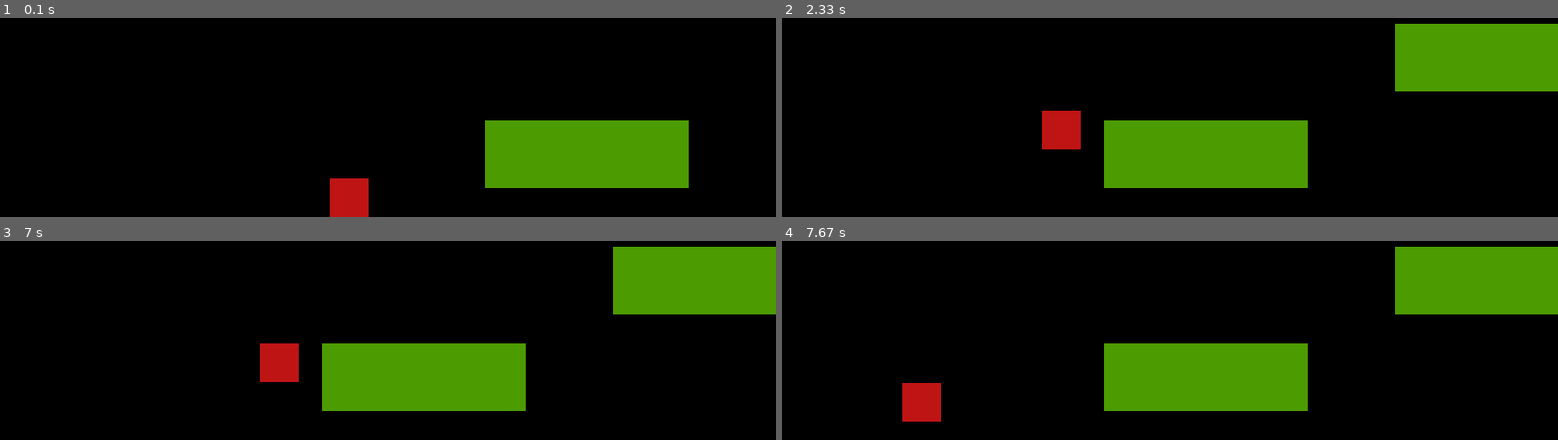
Above: before the commit, frames 1-4 (two rows, left to right).
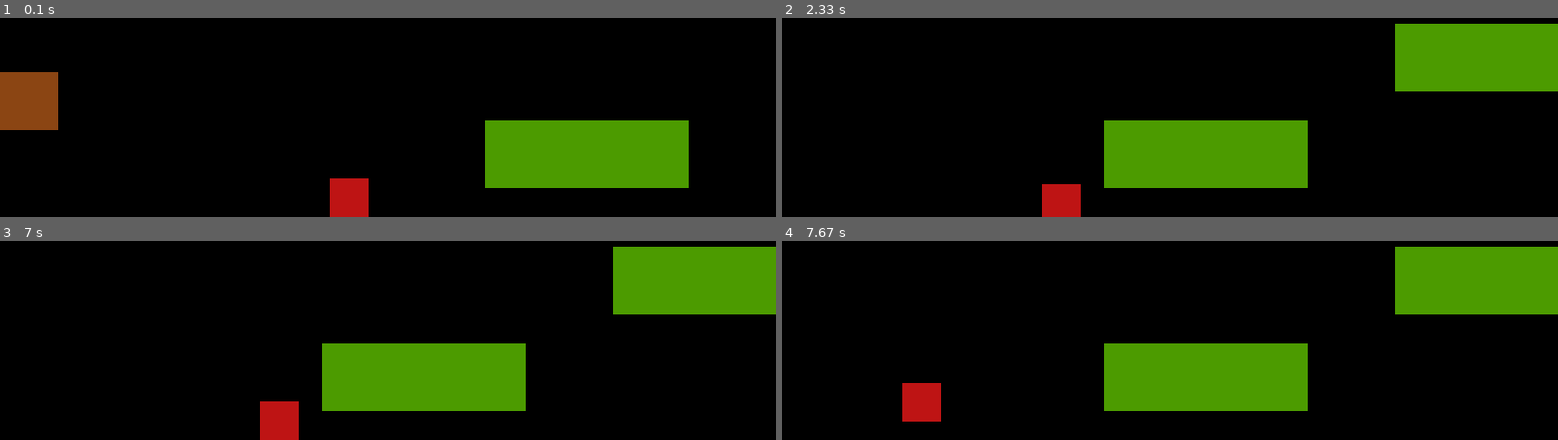
Above: after the commit, the same moments.

Repository: kerfootj/pygames
Game: pygame game, started from Platformer/platformer.py
Same seed, same stepped clock (60 frames per second), same inputs: the game is played once before the commit and once after it.
Inputs:
- Up to frame 1 (0.1 s): no input
- Up to frame 2 (2.33 s): hold Right 0.33-0.8 s; hold Up 0.83-1.13 s; hold Right 1.17-1.63 s; hold Left 1.67-2.2 s; hold Down from 2.23 s (still down)
- Up to frame 3 (7 s): release Down at 2.53 s; hold Left 2.57-2.97 s; hold Up 3-3.37 s; hold Right 3.4-4.03 s; hold Left 4.47-4.93 s; hold Right 4.97-5.43 s; hold Up 5.47-5.77 s; hold Right 5.8-6.27 s; hold Left 6.3-6.83 s; hold Down from 6.87 s (still down)
- Up to frame 4 (7.67 s): release Down at 7.17 s; hold Left 7.2-7.6 s; hold Up from 7.63 s (still down)

The runs differ from the first frame. In frame 1, 2.2% of the frame differs, in the area x 0-8%, y 27-57%; in frame 2, 1.8%; in frame 3, 1.9%; in frame 4, nothing differs.

Commit message:
added breakable blocks and ground pound

Diff:
--- a/Platformer/blocks/__init__.py
+++ b/Platformer/blocks/__init__.py
@@ -2,3 +2,4 @@
 
 from blocks.platform import Platform
 from blocks.moving_platform import MovingPlatform
+from blocks.breakable_platform import BreakablePlatform
--- a/Platformer/blocks/moving_platform.py
+++ b/Platformer/blocks/moving_platform.py
@@ -13,7 +13,6 @@
 	boundary_right = 0
 
 	player = None
-
 	level = None
 
 	def update(self):
@@ -34,16 +33,13 @@
 		self.rect.y += self.change_y
 
 		# Check and see if we the player
-		hit = pygame.sprite.collide_rect(self, self.player)
-		if hit:
-			# We did hit the player. Shove the player around and
-			# assume he/she won't hit anything else.
+		# TODO going up player clipps with platform
+		if self.change_y != 0:
+			if self.rect.top -1 == self.player.rect.bottom:
+				if self.player.rect.centerx in range(self.rect.left, self.rect.right):
+					self.player.rect.bottom = self.rect.top
+					self.player.change_y = 0
 
-			# Reset our position based on the top/bottom of the object.
-			if self.change_y < 0:
-				self.player.rect.bottom = self.rect.top
-			else:
-				self.player.rect.top = self.rect.bottom
 
 		# Check the boundaries and see if we need to reverse
 		# direction.
--- a/Platformer/blocks/platform.py
+++ b/Platformer/blocks/platform.py
@@ -5,11 +5,16 @@
 
 class Platform(pygame.sprite.Sprite):
 
-	def __init__(self, width, height):
+	def __init__(self, width, height, color=GREEN):
 
 		super().__init__()
 
 		self.image = pygame.Surface([width, height])
-		self.image.fill(GREEN)
+		self.image.fill(color)
 
 		self.rect = self.image.get_rect()
+
+	def collide(self, player):
+		if self.rect.top == player.rect.bottom:
+				if player.rect.centerx in range(self.rect.left, self.rect.right):
+				 return True
--- a/Platformer/levels/level_01.py
+++ b/Platformer/levels/level_01.py
@@ -33,3 +33,10 @@
 		block.player = self.player
 		block.level = self
 		self.platform_list.add(block)
+
+		block = BreakablePlatform(60,60, (139,69,19))
+		block.rect.x = 0
+		block.rect.y = 450
+		block.player = self.player
+		block.level = self
+		self.platform_list.add(block)
--- a/Platformer/platformer.py
+++ b/Platformer/platformer.py
@@ -57,6 +57,8 @@
 					player.go_right()
 				if event.key == pygame.K_UP:
 					player.jump()
+				if event.key == pygame.K_DOWN:
+					player.smash()
 
 			if event.type == pygame.KEYUP:
 				if event.key == pygame.K_LEFT and player.change_x < 0:
--- a/Platformer/player.py
+++ b/Platformer/player.py
@@ -28,6 +28,8 @@
 		self.change_y = 0
 
 		jumps = 0
+		double_jump = 0
+		plunge = 0
 
 		self.level = None
 
@@ -41,6 +43,12 @@
 		# Check for collisions
 		block_hit_list = pygame.sprite.spritecollide(self, self.level.platform_list, False)
 		for block in block_hit_list:
+
+			# Reset movement flags
+			self.jumps = 0
+			self.double_jump = 0
+			self.plunge = 0
+
 			# Moving right
 			if self.change_x > 0:
 				self.rect.right = block.rect.left
@@ -88,7 +96,16 @@
 		# Double jump
 		elif self.jumps == 1:
 			self.change_y = -6.5
-			self.jumps = 0
+			self.double_jump = 1
+
+	def smash(self):
+
+		if self.jumps != 0 or self.double_jump != 0:
+			self.change_y = 15
+			self.plunge = 1
+
+	def plunging(self):
+		return self.plunge == 1
 
 	# Player movement
 	def go_right(self):
